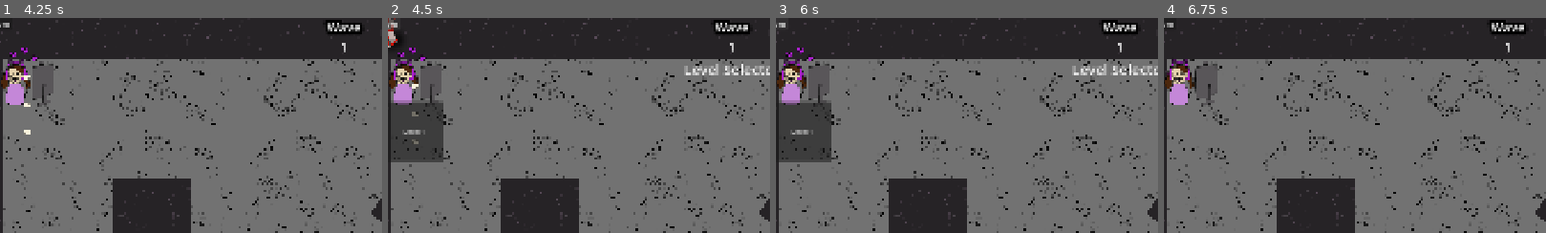
Above: before the commit, frames 1-4 (left to right).
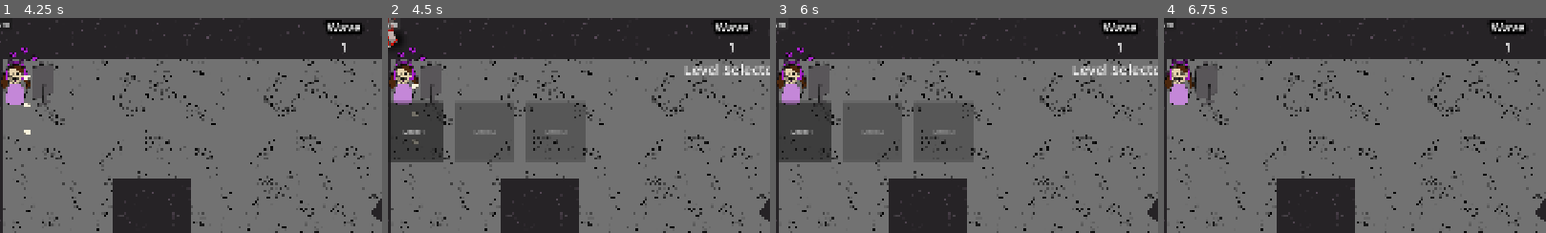
Above: after the commit, the same moments.

Repository: ryupold/ld59
Game: Godot game, scene res://scenes/main.tscn
The game is run twice, just before and just after one commit, with the same random seed, the same clock (stepped at 60 frames per second) and the same inputs.
Inputs (mouse positions are % of the whole screen's width and height, from its top left):
- Up to frame 1 (4.25 s): click "Start" at 0.5 s; click "Restart" at 1.25 s; click "Restart" at 2 s; click "Restart" at 2.75 s; click (26, 93) at 3.52 s
- Up to frame 2 (4.5 s): click "Levels" at 4.25 s
- Up to frame 3 (6 s): click "Level 1" at 5 s; click "Levels" at 5.75 s
- Up to frame 4 (6.75 s): click "Level 1" at 6.5 s
The pictures show only the part of the screen within x 5-55%, y 0-50%; the shares and areas given below are measured in that part.

Frame 1 is identical in both runs. In frame 2, 7.6% of the frame differs, in the area x 17-52%, y 39-66%; in frame 3, 7.6%; in frame 4, nothing differs.

Commit message:
fix circle wall shape depencency

Diff:
--- a/ld59-game/entities/walls/cicle_wall.tscn
+++ b/ld59-game/entities/walls/cicle_wall.tscn
@@ -5,7 +5,8 @@
 [ext_resource type="Texture2D" uid="uid://bm2pfm87jhsv" path="res://entities/walls/wall_texture.webp" id="3_ietbt"]
 
 [sub_resource type="CircleShape2D" id="CircleShape2D_n7i81"]
-radius = 409.4109
+resource_local_to_scene = true
+radius = 250.0
 
 [node name="CircleWall" type="TextureRect" unique_id=2117046853]
 clip_children = 1
--- /dev/null
+++ b/ld59-game/resources/levels/level_2.tres
@@ -0,0 +1,12 @@
+[gd_resource type="Resource" script_class="LevelResource" format=3 uid="uid://b141y5oqo3xrn"]
+
+[ext_resource type="PackedScene" uid="uid://cxxx16ufek7cl" path="res://scenes/levels/level_2.tscn" id="1_or7n4"]
+[ext_resource type="Script" uid="uid://edonykvu0lt8" path="res://resources/levels/level_resource.gd" id="2_o1k3p"]
+
+[resource]
+script = ExtResource("2_o1k3p")
+title = "Level 2"
+scene = ExtResource("1_or7n4")
+spawnAngleMin = 0.375
+spawnAngleMax = 0.375
+metadata/_custom_type_script = "uid://edonykvu0lt8"
--- /dev/null
+++ b/ld59-game/resources/levels/level_3.tres
@@ -0,0 +1,11 @@
+[gd_resource type="Resource" script_class="LevelResource" format=3 uid="uid://cpyrnkp3r6jo3"]
+
+[ext_resource type="PackedScene" uid="uid://bge7skapqixy8" path="res://scenes/levels/level_3.tscn" id="1_onuep"]
+[ext_resource type="Script" uid="uid://edonykvu0lt8" path="res://resources/levels/level_resource.gd" id="2_mnyl5"]
+
+[resource]
+script = ExtResource("2_mnyl5")
+title = "Level 3"
+scene = ExtResource("1_onuep")
+spawnAngleMin = 1.571
+metadata/_custom_type_script = "uid://edonykvu0lt8"
--- a/ld59-game/scenes/GameState.tscn
+++ b/ld59-game/scenes/GameState.tscn
@@ -3,9 +3,11 @@
 [ext_resource type="Script" uid="uid://yyu8upgdagvb" path="res://scenes/game_state.gd" id="1_si82d"]
 [ext_resource type="Resource" uid="uid://dxtvevgp0r8jk" path="res://resources/all_towers.tres" id="2_4k0ew"]
 [ext_resource type="Script" uid="uid://edonykvu0lt8" path="res://resources/levels/level_resource.gd" id="3_an17e"]
-[ext_resource type="Resource" uid="uid://bumsythby7dly" path="res://resources/levels/first_level.tres" id="4_dscq2"]
+[ext_resource type="Resource" uid="uid://bumsythby7dly" path="res://resources/levels/level_1.tres" id="4_dscq2"]
+[ext_resource type="Resource" uid="uid://b141y5oqo3xrn" path="res://resources/levels/level_2.tres" id="5_dscq2"]
+[ext_resource type="Resource" uid="uid://cpyrnkp3r6jo3" path="res://resources/levels/level_3.tres" id="6_n4bsj"]
 
 [node name="GameState" type="Node" unique_id=132192571]
 script = ExtResource("1_si82d")
 allTowers = ExtResource("2_4k0ew")
-levels = Array[ExtResource("3_an17e")]([ExtResource("4_dscq2")])
+levels = Array[ExtResource("3_an17e")]([ExtResource("4_dscq2"), ExtResource("5_dscq2"), ExtResource("6_n4bsj")])
--- /dev/null
+++ b/ld59-game/scenes/levels/level_2.tscn
@@ -0,0 +1,60 @@
+[gd_scene format=3 uid="uid://cxxx16ufek7cl"]
+
+[ext_resource type="Script" uid="uid://byxtxjd27x2eb" path="res://scenes/levels/level.gd" id="1_qpwj6"]
+[ext_resource type="PackedScene" uid="uid://dyn3kjroqyl50" path="res://hud/hud.tscn" id="2_ibugp"]
+[ext_resource type="PackedScene" uid="uid://3i1vgtrekd1x" path="res://entities/walls/walls.tscn" id="3_8qukl"]
+[ext_resource type="PackedScene" uid="uid://d0cuiwxuevfh" path="res://entities/sender/sender.tscn" id="4_3p04p"]
+[ext_resource type="PackedScene" uid="uid://sc317p0yslvi" path="res://entities/receiver/receiver.tscn" id="5_qsp8v"]
+[ext_resource type="PackedScene" uid="uid://cjgp2nvp5027k" path="res://entities/sender/packets.tscn" id="6_nt80m"]
+[ext_resource type="PackedScene" uid="uid://cjubf2uowpulv" path="res://entities/walls/rectangle_wall.tscn" id="7_8qukl"]
+
+[node name="Level 2" type="Node2D" unique_id=1669637617 node_paths=PackedStringArray("sender", "reciever", "towers")]
+script = ExtResource("1_qpwj6")
+sender = NodePath("Sender")
+reciever = NodePath("Receiver")
+towers = NodePath("Towers")
+
+[node name="HUD" parent="." unique_id=114495 instance=ExtResource("2_ibugp")]
+
+[node name="Walls" parent="." unique_id=903204524 instance=ExtResource("3_8qukl")]
+
+[node name="RectangleWall2" parent="Walls" unique_id=1720015566 instance=ExtResource("7_8qukl")]
+offset_left = 915.0
+offset_top = -260.0
+offset_right = 2137.0
+offset_bottom = 93.0
+rotation = -0.5753736
+pivot_offset = Vector2(611, 176.5)
+
+[node name="RectangleWall4" parent="Walls" unique_id=2117046853 instance=ExtResource("7_8qukl")]
+offset_left = -2197.0
+offset_top = -280.99994
+offset_right = -975.0
+offset_bottom = 72.00006
+rotation = -0.5753736
+pivot_offset = Vector2(611, 176.5)
+
+[node name="RectangleWall3" parent="Walls" unique_id=1377659769 instance=ExtResource("7_8qukl")]
+offset_left = -732.0
+offset_top = -232.0
+offset_right = 490.0
+offset_bottom = 121.0
+rotation = -0.5753736
+pivot_offset = Vector2(611, 176.5)
+
+[node name="Camera2D" type="Camera2D" parent="." unique_id=1504361380]
+position = Vector2(2274, 1504)
+zoom = Vector2(0.351, 0.351)
+
+[node name="Sender" parent="." unique_id=1211801374 node_paths=PackedStringArray("packetParent") instance=ExtResource("4_3p04p")]
+position = Vector2(-2273, -1115)
+packetParent = NodePath("../Packets")
+
+[node name="Receiver" parent="." unique_id=2106263029 instance=ExtResource("5_qsp8v")]
+position = Vector2(2293, 883)
+
+[node name="Packets" parent="." unique_id=546403375 instance=ExtResource("6_nt80m")]
+
+[node name="Towers" type="Node2D" parent="." unique_id=1245803590]
+unique_name_in_owner = true
+position = Vector2(2274, 1504)
--- /dev/null
+++ b/ld59-game/scenes/levels/level_3.tscn
@@ -0,0 +1,35 @@
+[gd_scene format=3 uid="uid://bge7skapqixy8"]
+
+[ext_resource type="Script" uid="uid://byxtxjd27x2eb" path="res://scenes/levels/level.gd" id="1_ftfob"]
+[ext_resource type="PackedScene" uid="uid://dyn3kjroqyl50" path="res://hud/hud.tscn" id="2_fkk1g"]
+[ext_resource type="PackedScene" uid="uid://3i1vgtrekd1x" path="res://entities/walls/walls.tscn" id="3_ugcn1"]
+[ext_resource type="PackedScene" uid="uid://d0cuiwxuevfh" path="res://entities/sender/sender.tscn" id="4_pimnq"]
+[ext_resource type="PackedScene" uid="uid://sc317p0yslvi" path="res://entities/receiver/receiver.tscn" id="5_2bnyt"]
+[ext_resource type="PackedScene" uid="uid://cjgp2nvp5027k" path="res://entities/sender/packets.tscn" id="6_n6eey"]
+
+[node name="Level" type="Node2D" unique_id=1669637617 node_paths=PackedStringArray("sender", "reciever", "towers")]
+script = ExtResource("1_ftfob")
+sender = NodePath("Sender")
+reciever = NodePath("Receiver")
+towers = NodePath("Towers")
+
+[node name="HUD" parent="." unique_id=114495 instance=ExtResource("2_fkk1g")]
+
+[node name="Walls" parent="." unique_id=903204524 instance=ExtResource("3_ugcn1")]
+
+[node name="Camera2D" type="Camera2D" parent="." unique_id=1504361380]
+position = Vector2(2274, 1504)
+zoom = Vector2(0.351, 0.351)
+
+[node name="Sender" parent="." unique_id=1211801374 node_paths=PackedStringArray("packetParent") instance=ExtResource("4_pimnq")]
+position = Vector2(-2273, -1115)
+packetParent = NodePath("../Packets")
+
+[node name="Receiver" parent="." unique_id=2106263029 instance=ExtResource("5_2bnyt")]
+position = Vector2(2293, 883)
+
+[node name="Packets" parent="." unique_id=546403375 instance=ExtResource("6_n6eey")]
+
+[node name="Towers" type="Node2D" parent="." unique_id=1245803590]
+unique_name_in_owner = true
+position = Vector2(2274, 1504)
